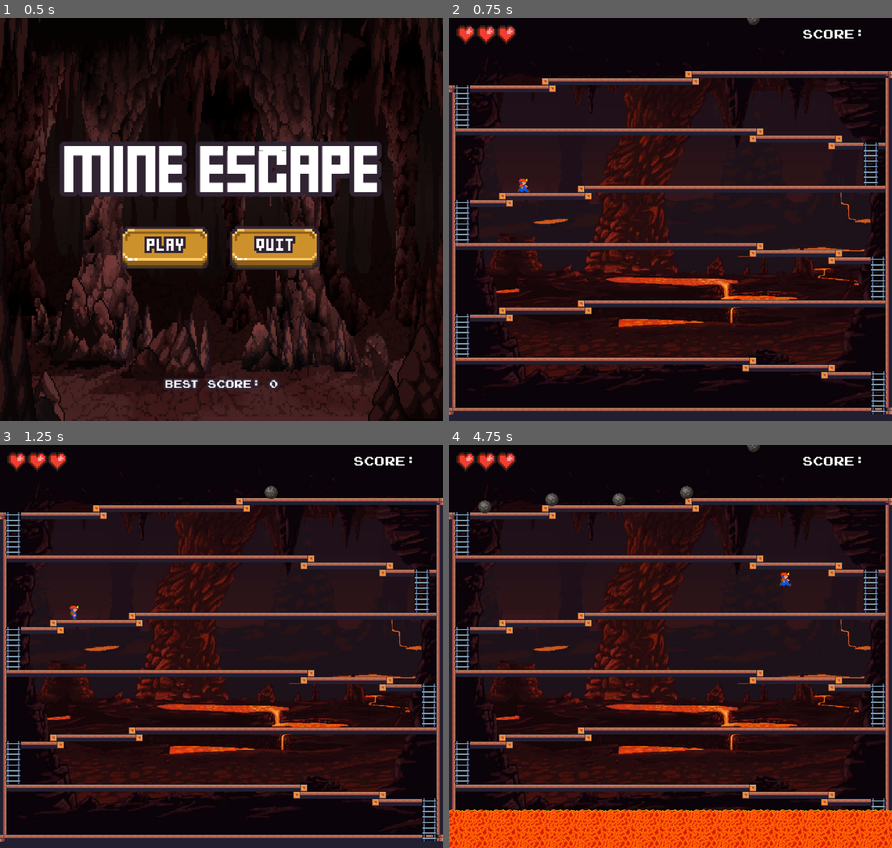
Above: before the commit, frames 1-4 (two rows, left to right).
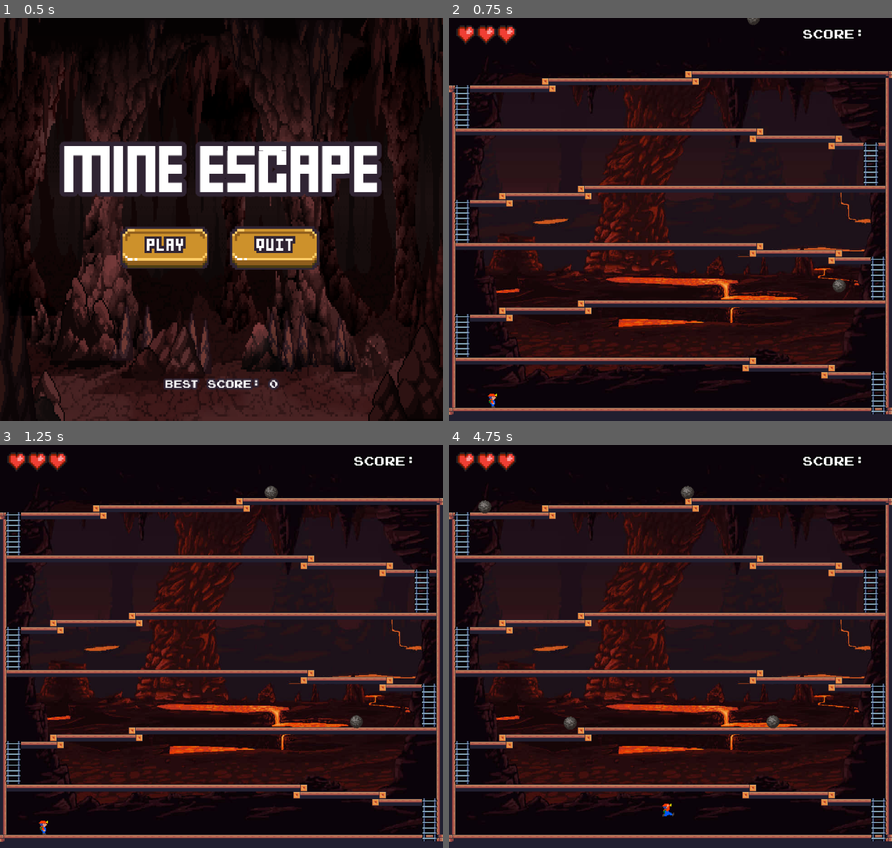
Above: after the commit, the same moments.

Repository: KadirPerez/MineScape
Game: Godot game, scene res://scenes/MainMenu/MainMenu.tscn
Two runs of this game, one before a commit and one after it. Both use one fixed random seed, a clock stepped at 60 frames per second and the inputs below.
Inputs (mouse positions are in pixels of both pictures, inside the frame that each line leads up to):
- Up to frame 1 (0.5 s): no input
- Up to frame 2 (0.75 s): click (612, 247) at 0.5 s
- Up to frame 3 (1.25 s): no input
- Up to frame 4 (4.75 s): hold Right (movement_right) 1.28-2.78 s; tap Space (jump) at 1.52, 2.27, 3.77, 4.52 s; hold Left (movement_left) 2.78-3.53 s; hold Right (movement_right) from 3.53 s (still down)

Frame 1 is identical in both runs. In frame 2, 0.2% of the frame differs, in the area x 8-90%, y 39-97%; in frame 3, 0.2%; in frame 4, 9.9%, in the area x 0-100%, y 0-100%.

Commit message:
Escaleras y rocas funcioando a la vez

Diff:
--- a/MineScape/project.godot
+++ b/MineScape/project.godot
@@ -14,6 +14,11 @@
 run/main_scene="res://scenes/MainMenu/MainMenu.tscn"
 config/features=PackedStringArray("4.2", "Mobile")
 config/icon="res://icon.svg"
+
+[autoload]
+
+GameManager="*res://singletons/GameManager.gd"
+SignalManager="*res://singletons/SignalManager.gd"
 
 [display]
 
--- a/MineScape/scenes/GameOverScreen/GameOverV2.gd
+++ b/MineScape/scenes/GameOverScreen/GameOverV2.gd
@@ -4,4 +4,4 @@
 	get_tree().change_scene_to_file("res://Scenes/MainMenu/MainMenu.tscn")
 
 func _on_button_quit_pressed():
-	get_tree().change_scene_to_file("res://Scenes/level_base/LevelBase.tscn")
+	get_tree().change_scene_to_file("res://scenes/mine/mine.tscn")
--- a/MineScape/scenes/HUD/HUD.gd
+++ b/MineScape/scenes/HUD/HUD.gd
@@ -1,11 +1,13 @@
 extends Control
 
+@onready var hearts_container = $MarginContainer/HBoxContainer/HeartsContainer
 
-# Called when the node enters the scene tree for the first time.
+var hearts: Array
+
 func _ready():
-	pass # Replace with function body.
+	SignalManager.on_update_lives.connect(update_lives)
+	hearts = hearts_container.get_children()
 
-
-# Called every frame. 'delta' is the elapsed time since the previous frame.
-func _process(delta):
-	pass
+func update_lives(lives: int):
+	for heart_index in range(hearts.size()):
+		hearts[heart_index].visible = heart_index < lives
--- a/MineScape/scenes/Rock/Rock.gd
+++ b/MineScape/scenes/Rock/Rock.gd
@@ -35,6 +35,7 @@
 	velocity.y += GRAVITY * delta
 
 func _on_hitbox_area_entered(area):
+	SignalManager.on_damage.emit()
 	set_physics_process(false)
 	sprite_2d.animation="destroy"
 	await (sprite_2d.animation_finished)
--- a/MineScape/scenes/ladder/ladder.tscn
+++ b/MineScape/scenes/ladder/ladder.tscn
@@ -5,7 +5,7 @@
 [sub_resource type="RectangleShape2D" id="RectangleShape2D_pj5s6"]
 size = Vector2(34, 96)
 
-[node name="Ladder" type="StaticBody2D"]
+[node name="Ladder" type="Area2D" groups=["ladder"]]
 collision_layer = 2
 
 [node name="Sprite2D" type="Sprite2D" parent="."]
--- a/MineScape/scenes/lava/lava.gd
+++ b/MineScape/scenes/lava/lava.gd
@@ -2,6 +2,12 @@
 
 var _DIRECTION = Vector2.UP
 var _falling_speed: float = 50 : set = set_falling_speed, get = get_falling_speed
+
+func _ready():
+	SignalManager.on_game_over.connect(on_game_over)
+
+func on_game_over():
+	queue_free()
 
 func _process(delta):
 	fall(delta)
@@ -14,3 +20,9 @@
 
 func get_falling_speed() -> float:
 	return _falling_speed
+
+
+func _on_lava_entered(area):
+	SignalManager.on_damage.emit()
+	SignalManager.on_damage.emit()
+	SignalManager.on_damage.emit()
--- a/MineScape/scenes/lava/lava.tscn
+++ b/MineScape/scenes/lava/lava.tscn
@@ -1,7 +1,10 @@
-[gd_scene load_steps=7 format=3 uid="uid://cm3y61nsfhq81"]
+[gd_scene load_steps=8 format=3 uid="uid://cm3y61nsfhq81"]
 
 [ext_resource type="Script" path="res://scenes/lava/lava.gd" id="1_br50w"]
 [ext_resource type="Texture2D" uid="uid://bg86ry3mlubix" path="res://assets/sprites/lava.png" id="1_l43h4"]
+
+[sub_resource type="RectangleShape2D" id="RectangleShape2D_15wml"]
+size = Vector2(1149, 13)
 
 [sub_resource type="AtlasTexture" id="AtlasTexture_ofyls"]
 atlas = ExtResource("1_l43h4")
@@ -29,7 +32,13 @@
 size = Vector2(1152, 15)
 
 [node name="Lava" type="AnimatableBody2D"]
+collision_layer = 8
+collision_mask = 8
 script = ExtResource("1_br50w")
+
+[node name="CollisionShape2D" type="CollisionShape2D" parent="."]
+position = Vector2(577.5, -1191.5)
+shape = SubResource("RectangleShape2D_15wml")
 
 [node name="AnimatedSprite2D" type="AnimatedSprite2D" parent="."]
 position = Vector2(576, -608)
@@ -37,6 +46,10 @@
 autoplay = "default"
 frame_progress = 0.997402
 
-[node name="CollisionShape2D" type="CollisionShape2D" parent="."]
+[node name="Area2D" type="Area2D" parent="."]
+
+[node name="CollisionShape2D" type="CollisionShape2D" parent="Area2D"]
 position = Vector2(576, -1192.5)
 shape = SubResource("RectangleShape2D_8yot6")
+
+[connection signal="area_entered" from="Area2D" to="." method="_on_lava_entered"]
--- a/MineScape/scenes/mine/mine.tscn
+++ b/MineScape/scenes/mine/mine.tscn
@@ -529,15 +529,18 @@
 [node name="Ladder6" parent="." instance=ExtResource("4_nnwi0")]
 position = Vector2(961, 831)
 
-[node name="Player" parent="." instance=ExtResource("5_8onw5")]
-position = Vector2(167, 347)
-
-[node name="Lava" parent="." instance=ExtResource("3_gfwwu")]
-position = Vector2(-36, 2109)
-
-[node name="CanvasLayer" type="CanvasLayer" parent="."]
-
-[node name="Hud" parent="CanvasLayer" instance=ExtResource("6_y3mhy")]
-
 [node name="SpawnRock" parent="." instance=ExtResource("7_wb0e8")]
 position = Vector2(704, -20)
+
+[node name="SpawnRock" parent="SpawnRock" instance=ExtResource("7_wb0e8")]
+position = Vector2(191, 597)
+
+[node name="Lava" parent="." instance=ExtResource("3_gfwwu")]
+position = Vector2(-79, 2206)
+
+[node name="CanvasLayer" type="CanvasLayer" parent="."]
+
+[node name="Hud" parent="CanvasLayer" instance=ExtResource("6_y3mhy")]
+
+[node name="Player" parent="." instance=ExtResource("5_8onw5")]
+position = Vector2(99, 831)
--- /dev/null
+++ b/MineScape/scenes/mine/singletons/GameManager.gd
@@ -0,0 +1,11 @@
+extends Node
+
+var global_lives: int = 3
+var global_score: int = 0
+
+func _ready():
+	SignalManager.on_damage.connect(on_damage)
+
+func on_damage():
+	global_lives -= 1
+	SignalManager.on_update_lives.emit(global_lives)
--- /dev/null
+++ b/MineScape/scenes/mine/singletons/SignalManager.gd
@@ -0,0 +1,4 @@
+extends Node
+
+signal on_damage()
+signal on_update_lives(lives: int)
--- a/MineScape/scenes/player/player.gd
+++ b/MineScape/scenes/player/player.gd
@@ -5,22 +5,24 @@
 @onready var anim_player = $AnimationPlayer
 @onready var sprite_2d = $Sprite2D
 
-const MOVEMENT_SPEED : float = 300.0
+const MOVEMENT_SPEED : float = 200.0
 const SCALING_SPEED : float = 125.0
 const GRAVITY: float = 1200.0
-const JUMP_FORCE: float = 550.0
+const JUMP_FORCE: float = 300.0
 const HURT_JUMP_FORCE : float = -400.0
 
-enum PLAYER_STATES {IDLE, MOVE, FALL, JUMP, DEATH, WIN, CLIMB, SCALING_POSITION, TOUCH_FLOOD}
+enum PLAYER_STATES {IDLE, MOVE, FALL, JUMP, DEATH, WIN, CLIMB, SCALING_POSITION}
 var current_state: PLAYER_STATES = PLAYER_STATES.IDLE
-#var touch_flood : bool = false
 
 var colliding_lader = false # indica si el jugador se encuentra en la colision de la escalera
 var going_up = false #indica si el jugador esta sujetandose de la escalera
 
+
+
 func _physics_process(delta):
 	if not is_on_floor():
 		apply_gravity(delta)
+
 	get_input()
 	calculate_state()
 	move_and_slide()
@@ -29,18 +31,18 @@
 
 	#saber si esta en el suelo
 	if is_on_floor():
-		#saber si esta corriendo o quieto
-		if velocity.x > 0:
-			set_state(PLAYER_STATES.MOVE)
-		elif velocity.x < 0:
-			set_state(PLAYER_STATES.MOVE)
-		elif going_up:
-			if(velocity.y == 0): #esta quieto sujetandose de la escalera
-				set_state(PLAYER_STATES.SCALING_POSITION)
-			else: #esta subiendo o bajando de la escalera
-				set_state(PLAYER_STATES.CLIMB)
-		else:
-			set_state(PLAYER_STATES.IDLE)
+			#saber si esta corriendo o quieto
+			if velocity.x > 0:
+				set_state(PLAYER_STATES.MOVE)
+			elif velocity.x < 0 :
+				set_state(PLAYER_STATES.MOVE)
+			elif going_up:
+				if(velocity.y == 0): #esta quieto sujetandose de la escalera
+					set_state(PLAYER_STATES.SCALING_POSITION)
+				else: #esta subiendo o bajando de la escalera
+					set_state(PLAYER_STATES.CLIMB)
+			else:
+				set_state(PLAYER_STATES.IDLE)
 	#si no esta en el suelo, esta en el aire
 	else:
 		#El jugador esta cayendo
@@ -60,7 +62,6 @@
 	if new_state != current_state:
 
 	#	if current_state == PLAYER_STATES.FALL and is_on_floor():
-		#	touch_flood = true
 
 		current_state = new_state
 		match current_state:
@@ -78,6 +79,7 @@
 				anim_player.play("climb")
 			PLAYER_STATES.SCALING_POSITION:
 				anim_player.play("scaling_position")
+
 
 func get_input():
 	velocity.x = 0
@@ -111,26 +113,27 @@
 	var max_pos_x = get_viewport().size.x
 	position.x = clampf(position.x, 0, max_pos_x)
 
+
+
 func apply_gravity(delta: float):
 	velocity.y += GRAVITY * delta
+
 
 func _on_hit_box_escalera_area_entered(area):
 	area.get_name()
 
-	if area.is_in_group("Ladder"):
+	if area.is_in_group("ladder"):
 		colliding_lader = true
 
 
 func _on_hit_box_escalera_area_exited(area):
 	area.get_name()
 
-	if area.is_in_group("Ladder"):
+	if area.is_in_group("ladder"):
 		colliding_lader = false
 		going_up = false
+
 
 func _on_area_win_area_entered(area):
 	print("GANASTES")
 	set_process(false) #se supone que detiene todos los procesos pero no funciona :(
-
-func _on_animation_player_animation_finished(touch_flood):
-	set_state(PLAYER_STATES.IDLE)
--- a/MineScape/scenes/player/player.tscn
+++ b/MineScape/scenes/player/player.tscn
@@ -3,8 +3,8 @@
 [ext_resource type="Texture2D" uid="uid://dt1jy4vrda0p7" path="res://assets/sprites/player.png" id="1_6otdu"]
 [ext_resource type="Script" path="res://scenes/player/player.gd" id="1_7e8km"]
 
-[sub_resource type="RectangleShape2D" id="RectangleShape2D_dsmbs"]
-size = Vector2(20.5, 32)
+[sub_resource type="RectangleShape2D" id="RectangleShape2D_yfe83"]
+size = Vector2(20, 31)
 
 [sub_resource type="Animation" id="Animation_wiyv7"]
 length = 0.001
@@ -178,43 +178,44 @@
 "win": SubResource("Animation_ittpi")
 }
 
-[sub_resource type="RectangleShape2D" id="RectangleShape2D_ydkk1"]
-size = Vector2(13, 23)
-
 [sub_resource type="RectangleShape2D" id="RectangleShape2D_h61fm"]
-size = Vector2(18.5, 30)
+size = Vector2(16, 23.5)
+
+[sub_resource type="RectangleShape2D" id="RectangleShape2D_dsmbs"]
+size = Vector2(25, 34)
 
 [node name="Player" type="CharacterBody2D"]
+collision_layer = 9
+collision_mask = 9
 script = ExtResource("1_7e8km")
+
+[node name="CollisionShape2D" type="CollisionShape2D" parent="."]
+position = Vector2(0, 2.5)
+shape = SubResource("RectangleShape2D_yfe83")
 
 [node name="Sprite2D" type="Sprite2D" parent="."]
 texture = ExtResource("1_6otdu")
 flip_h = true
 hframes = 13
 
-[node name="CollisionShape2D" type="CollisionShape2D" parent="."]
-position = Vector2(0.75, 2)
-shape = SubResource("RectangleShape2D_dsmbs")
-
 [node name="AnimationPlayer" type="AnimationPlayer" parent="."]
 libraries = {
 "": SubResource("AnimationLibrary_j32o5")
 }
 autoplay = "idle"
 
-[node name="hitBoxDamage" type="Area2D" parent="."]
-collision_mask = 4
-
-[node name="CollisionShape2D" type="CollisionShape2D" parent="hitBoxDamage"]
-position = Vector2(0.5, 1.5)
-shape = SubResource("RectangleShape2D_ydkk1")
-
 [node name="hitBoxEscalera" type="Area2D" parent="."]
 collision_mask = 2
 
 [node name="CollisionShape2D" type="CollisionShape2D" parent="hitBoxEscalera"]
-position = Vector2(0.75, 2)
+position = Vector2(1, 1.75)
 shape = SubResource("RectangleShape2D_h61fm")
+
+[node name="Area2D" type="Area2D" parent="."]
+
+[node name="CollisionShape2D" type="CollisionShape2D" parent="Area2D"]
+position = Vector2(0.5, 1)
+shape = SubResource("RectangleShape2D_dsmbs")
 
 [connection signal="animation_finished" from="AnimationPlayer" to="." method="_on_animation_player_animation_finished"]
 [connection signal="area_entered" from="hitBoxEscalera" to="." method="_on_hit_box_escalera_area_entered"]
--- a/MineScape/scenes/spwan_rock/spawn_rock.gd
+++ b/MineScape/scenes/spwan_rock/spawn_rock.gd
@@ -7,6 +7,10 @@
 
 func _ready()->void:
 	random.randomize()
+	SignalManager.on_game_over.connect(on_game_over)
+
+func on_game_over():
+	queue_free()
 
 func _process(delta:float)->void:
 	spawn()
--- a/MineScape/scenes/spwan_rock/spawn_rock.tscn
+++ b/MineScape/scenes/spwan_rock/spawn_rock.tscn
@@ -14,5 +14,6 @@
 shape = SubResource("CircleShape2D_1nx2i")
 
 [node name="cooldown" type="Timer" parent="."]
+wait_time = 3.0
 
 [connection signal="timeout" from="cooldown" to="." method="_on_cooldown_timeout"]
--- /dev/null
+++ b/MineScape/singletons/GameManager.gd
@@ -0,0 +1,19 @@
+extends Node
+
+var global_lives: int = 3
+var global_score: int = 0
+
+var game_over_scene: PackedScene = preload("res://scenes/GameOverScreen/GameOverV2.tscn")
+
+func load_game_over__scene():
+	get_tree().change_scene_to_packed(game_over_scene)
+
+func _ready():
+	SignalManager.on_damage.connect(on_damage)
+
+func on_damage():
+	global_lives -= 1
+	SignalManager.on_update_lives.emit(global_lives)
+	if global_lives <= 0:
+		load_game_over__scene()
+		SignalManager.on_game_over.emit()
--- /dev/null
+++ b/MineScape/singletons/SignalManager.gd
@@ -0,0 +1,5 @@
+extends Node
+
+signal on_damage()
+signal on_update_lives(lives: int)
+signal on_game_over()
Not shown, removed: YahirVer_MineScape.zip
